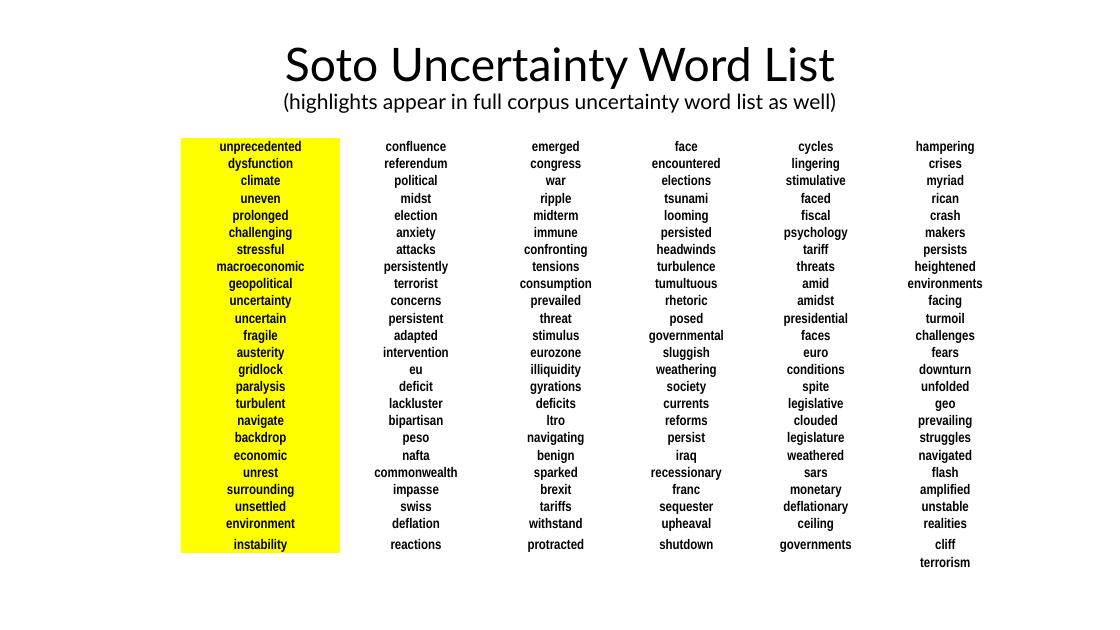
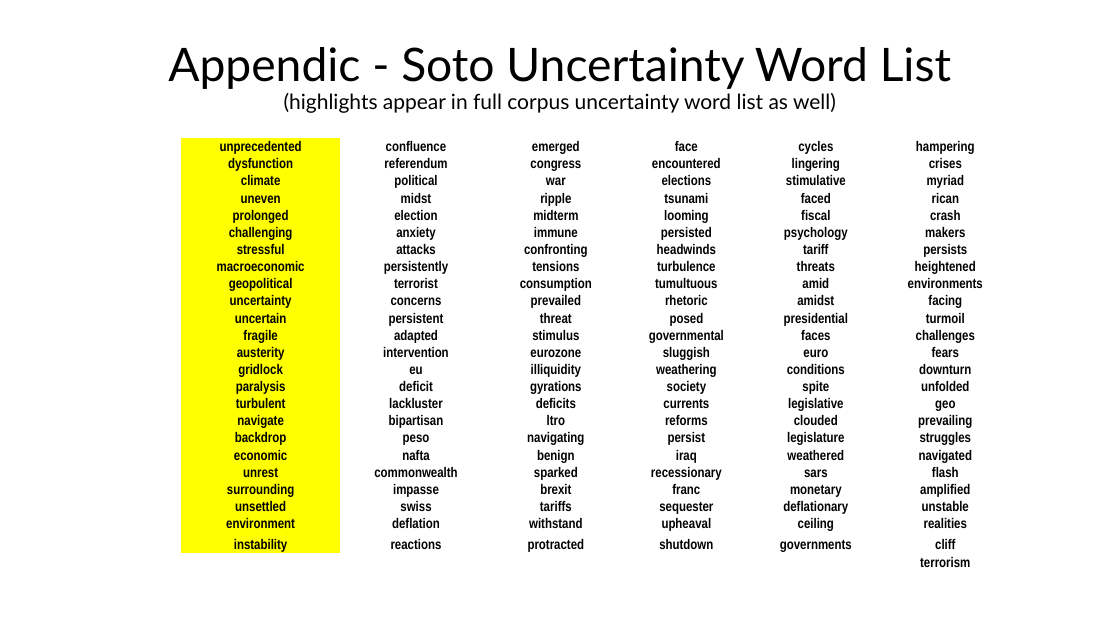
Before and after one commit to sstagliano02/msds_capstone, a slide deck: slide 23 of Analyzing Bank Uncertainty with Word Embeddings.pptx (slide 21 before the commit). Drawn at 1120x630 pixels with LibreOffice and Linux fonts; fonts in the diff are those of the drawing. Boxes give left, top, right and bottom in pixels: in the first picture for what was removed or moved away, otherwise in the second. Text is boxed around its words. In the diff, an @@ line names an element or a change of style, - is before the commit and + after.

```diff
--- a/Analyzing Bank Uncertainty with Word Embeddings.pptx
+++ b/Analyzing Bank Uncertainty with Word Embeddings.pptx
@@ title at [168,47,951,113]: text changed @@
-Soto Uncertainty Word List
-(highlights appear in full corpus uncertainty word list as well)
+Appendic - Soto Uncertainty Word List
+(highlights appear in full corpus uncertainty word list as well)
```
Also in this commit, not shown: 7 other slides changed, 4 slides added, 2 slides removed, 2 other files.
